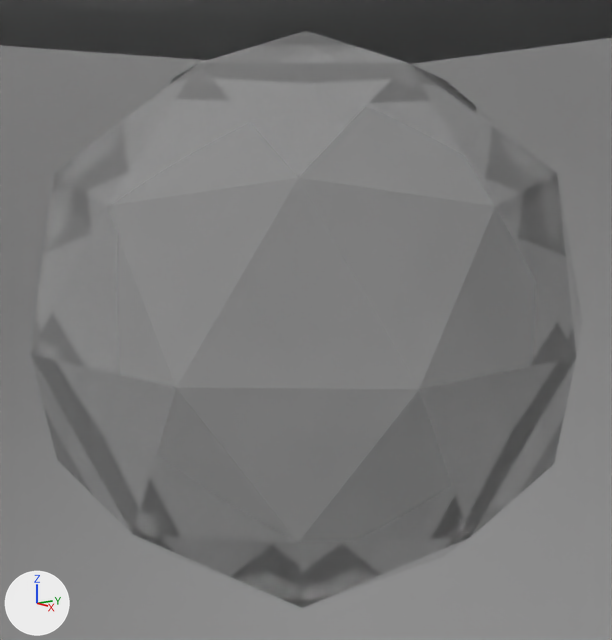
Renders of the Blender file dataset_gen/scene/ripple/scene.blend from each side of a commit.
Both versions are drawn from a 50 mm camera at (0.318, -0.364, 2.331) aimed at (-0.174, -0.023, 2.216). The axes (+X, +Y, +Z) are drawn at lower left. The lights are the same throughout. The first picture is the older version. Everything nearer to the camera than a plane just in front of the edit is cut away.

Names of what the first picture shows: 'Domain', 'Icosphere'.
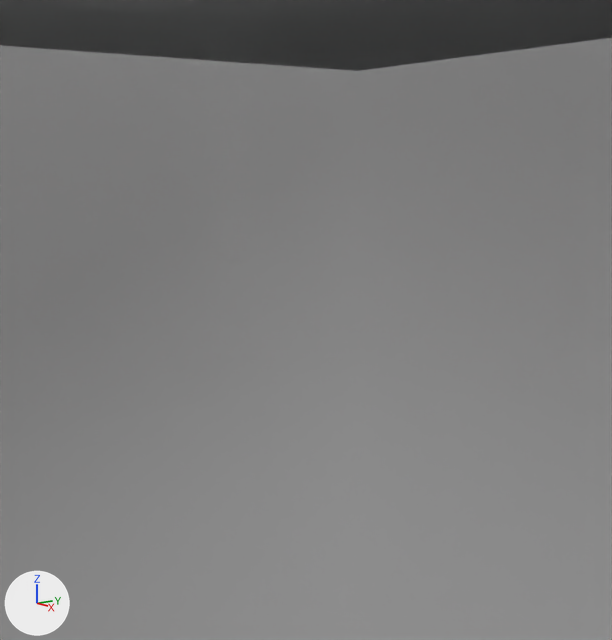
Commit message: ripple blend file update

Scene script edits in JSON lines:
```json
{"op": "add", "block": "ob_icosphere", "code": "ob_icosphere.hide_render = True"}
```

Changed parts and their boxes (x1, y1, x2, y2) in the pictures (612 x 640 px):
```json
{"object": "Icosphere", "change": "hidden", "before": [30, 31, 583, 608]}
```
